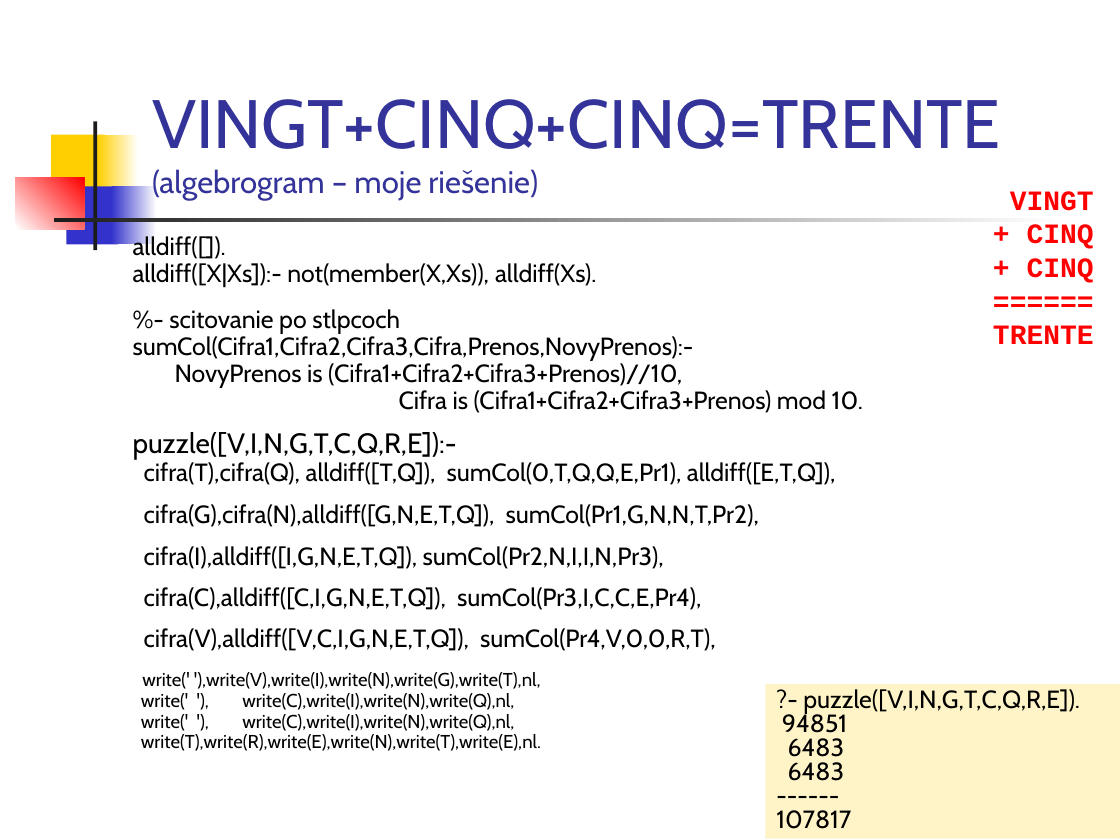
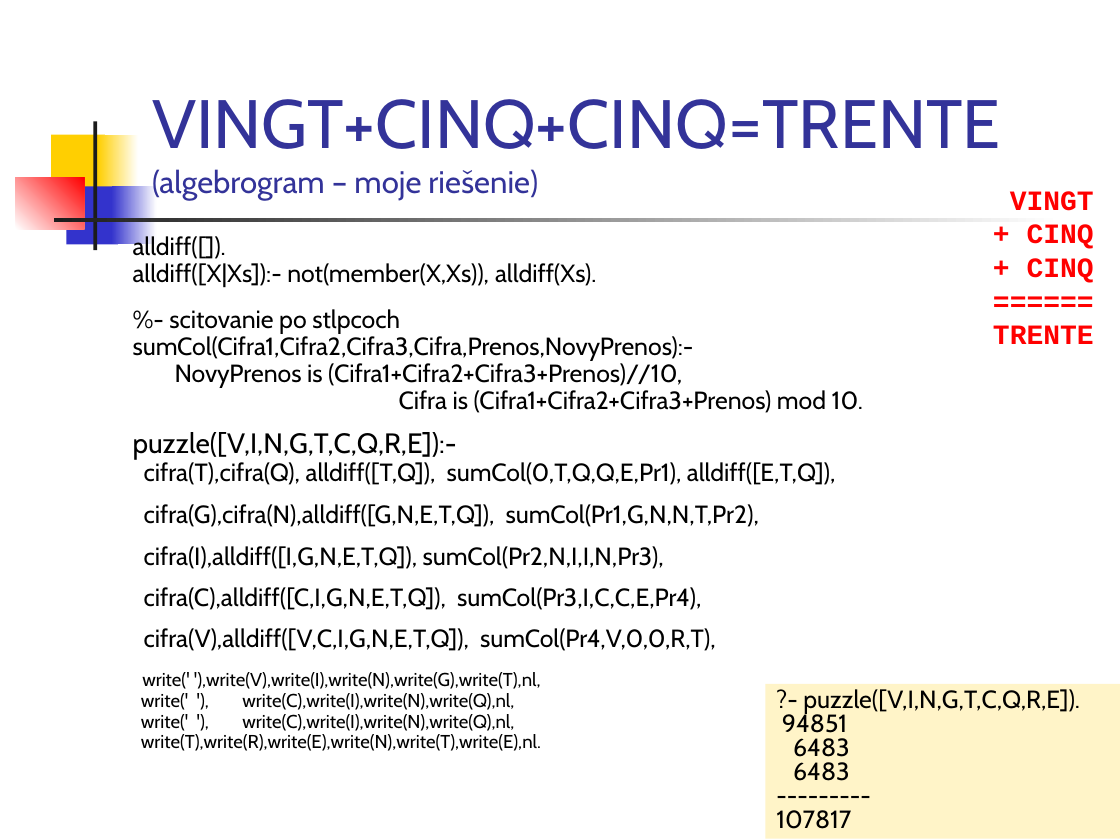
Before and after one commit to paradigmy/Prednasky, a slide deck: slide 6 of 12/logicke3.ppt. Drawn at 1120x840 pixels with LibreOffice and Linux fonts; fonts in the diff are those of the drawing. Boxes give left, top, right and bottom in pixels: in the first picture for what was removed or moved away, otherwise in the second. Text is boxed around its words. In the diff, an @@ line names an element or a change of style, - is before the commit and + after.

```diff
--- a/12/logicke3.ppt
+++ b/12/logicke3.ppt
@@ text in rectangle at bbox=[765, 684, 1120, 839]: text changed @@
-------
+---------
```
Also in this commit, not shown: 1 other slide changed, 3 other files.
